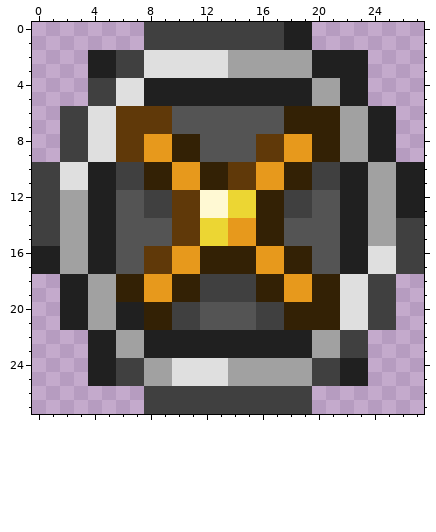
Pixel-art sprite: Content/Items/CyclingEmblem.png. The picture above is the old version.
The file is 28x28 pixels. Colours within 5 levels of each other are drawn and written as one.
And afterwards:
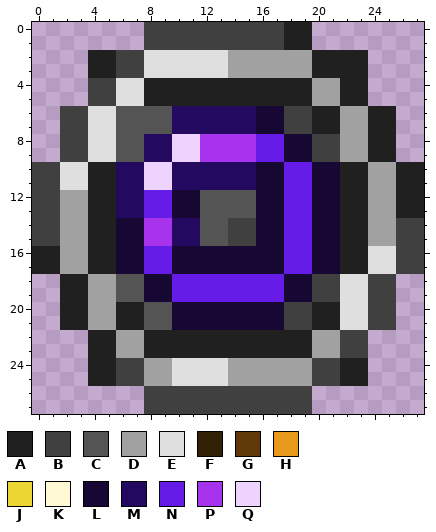
Palette (. is transparent): A #202020  B #404040  C #545454  D #a1a1a1  E #dfdfdf  F #332105  G #603909  H #e7991c  J #ecd633  K #fff9d3  L #160733  M #230960  N #661ce7  P #a833ec  Q #eed3ff
Edits made:
@@ x 0..27 @@
  5 ....BBEEAAAAAAAAAAAADDAA....
- 6 ..BBEEGGGGCCCCCCCCFFFFDDAA..
- 7 ..BBEEGGGGCCCCCCCCFFFFDDAA..
- 8 ..BBEEGGHHFFCCCCGGHHFFDDAA..
- 9 ..BBEEGGHHFFCCCCGGHHFFDDAA..
-10 BBEEAABBFFHHFFGGHHFFBBAADDAA
-11 BBEEAABBFFHHFFGGHHFFBBAADDAA
-12 BBDDAACCBBGGKKJJFFBBCCAADDAA
-13 BBDDAACCBBGGKKJJFFBBCCAADDAA
-14 BBDDAACCCCGGJJHHFFCCCCAADDBB
-15 BBDDAACCCCGGJJHHFFCCCCAADDBB
-16 AADDAACCGGHHFFFFHHFFCCAAEEBB
-17 AADDAACCGGHHFFFFHHFFCCAAEEBB
-18 ..AADDFFHHFFBBBBFFHHFFEEBB..
-19 ..AADDFFHHFFBBBBFFHHFFEEBB..
-20 ..AADDAAFFBBCCCCBBFFFFEEBB..
-21 ..AADDAAFFBBCCCCBBFFFFEEBB..
+ 6 ..BBEECCCCMMMMMMLLBBAADDAA..
+ 7 ..BBEECCCCMMMMMMLLBBAADDAA..
+ 8 ..BBEECCMMQQPPPPNNLLBBDDAA..
+ 9 ..BBEECCMMQQPPPPNNLLBBDDAA..
+10 BBEEAAMMQQMMMMMMLLNNLLAADDAA
+11 BBEEAAMMQQMMMMMMLLNNLLAADDAA
+12 BBDDAAMMNNLLCCCCLLNNLLAADDAA
+13 BBDDAAMMNNLLCCCCLLNNLLAADDAA
+14 BBDDAALLPPMMCCBBLLNNLLAADDBB
+15 BBDDAALLPPMMCCBBLLNNLLAADDBB
+16 AADDAALLNNLLLLLLLLNNLLAAEEBB
+17 AADDAALLNNLLLLLLLLNNLLAAEEBB
+18 ..AADDCCLLNNNNNNNNLLBBEEBB..
+19 ..AADDCCLLNNNNNNNNLLBBEEBB..
+20 ..AADDAACCLLLLLLLLBBAAEEBB..
+21 ..AADDAACCLLLLLLLLBBAAEEBB..
 22 ....AADDAAAAAAAAAAAADDBB....
